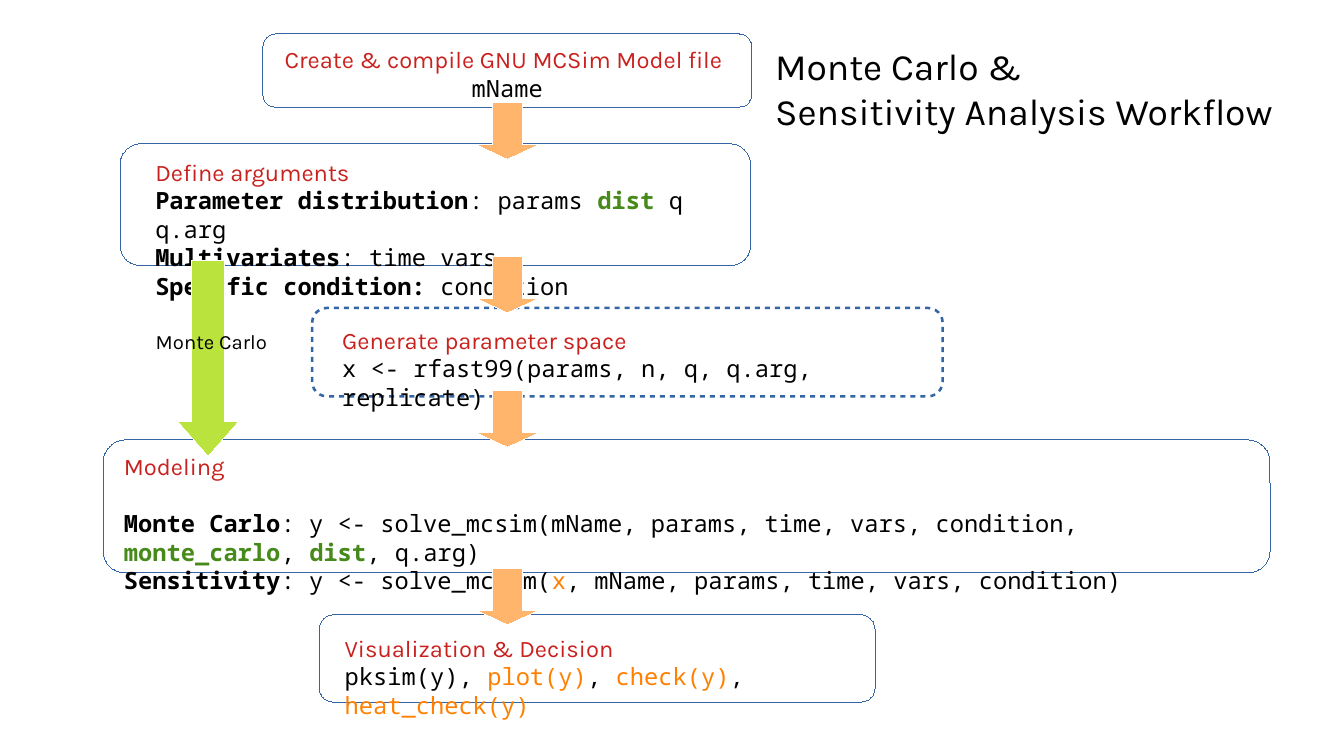
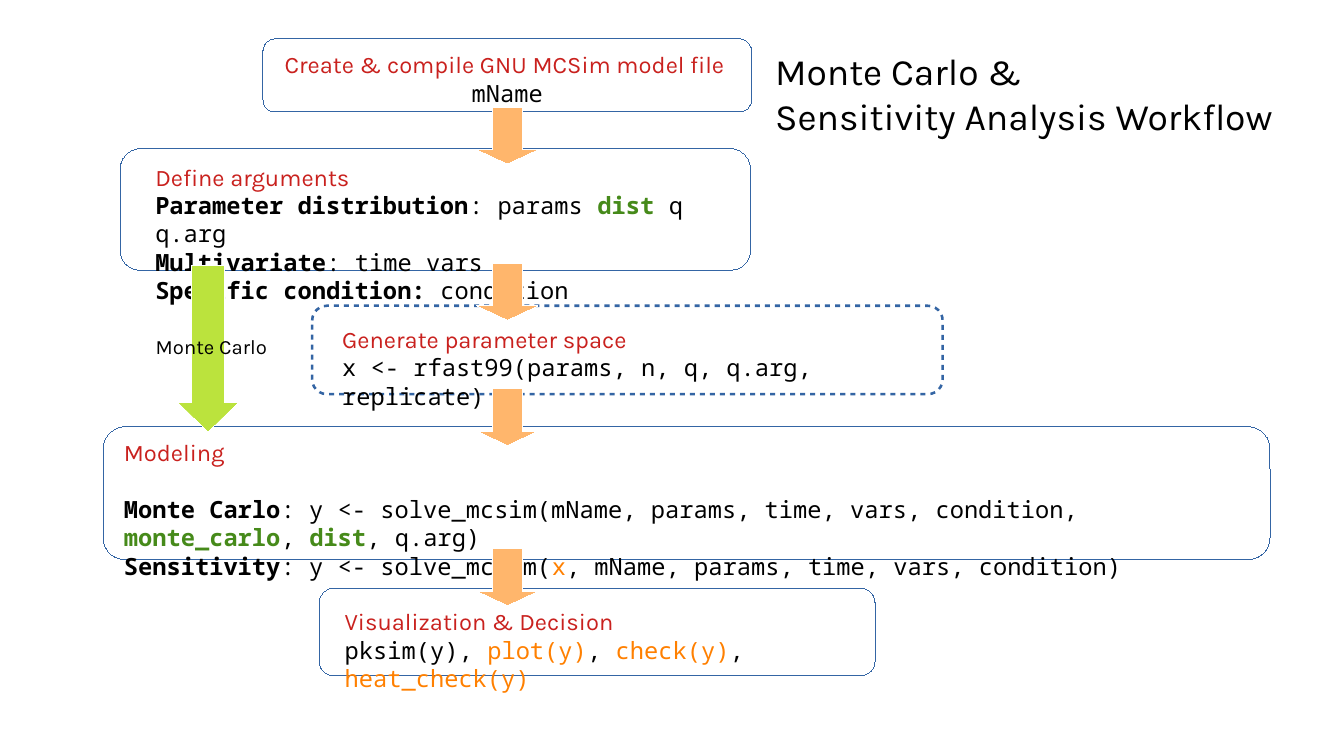
Before and after one commit to nanhung/SOT2019, a slide deck: slide 1 of poster/sensitivity_workflow.odp. Drawn at 1344x756 pixels with LibreOffice and Linux fonts; fonts in the diff are those of the drawing. Boxes give left, top, right and bottom in pixels: in the first picture for what was removed or moved away, otherwise in the second. Text is boxed around its words. In the diff, an @@ line names an element or a change of style, - is before the commit and + after.

```diff
--- a/poster/sensitivity_workflow.odp
+++ b/poster/sensitivity_workflow.odp
@@ text at box(285, 56, 724, 79): text changed @@
-Create & compile GNU MCSim Model file
+Create & compile GNU MCSim model file
@@ text at box(155, 252, 483, 277): text changed @@
-Multivariates: time vars
+Multivariate: time vars
@@ down arrow: place and size @@
-down arrow at box(178, 261, 239, 456)
+down arrow at box(178, 266, 239, 432)
@@ down arrow at box(178, 266, 239, 432): proportions changed @@
@@ 2 rounded rectangles, 2 down arrows, 1 title, 1 text: place and size @@
-2 rounded rectangles, 2 down arrows, 1 title, 1 text at box(121, 34, 1273, 355)
+2 rounded rectangles, 2 down arrows, 1 title, 1 text at box(121, 39, 1273, 360)
@@ rounded rectangle: place and size @@
-rounded rectangle at box(104, 440, 1271, 573)
+rounded rectangle at box(104, 427, 1271, 560)
@@ text "Modeling" rewrapped from box(124, 454, 1121, 595) to box(124, 444, 1121, 581) @@
@@ down arrow: place and size @@
-down arrow at box(477, 568, 538, 624)
+down arrow at box(477, 549, 538, 605)
@@ rounded rectangle: place and size @@
-rounded rectangle at box(320, 615, 876, 702)
+rounded rectangle at box(320, 588, 876, 676)
@@ text "Visualization & Decision": place and size @@
-text "Visualization & Decision" at box(345, 640, 744, 720)
+text "Visualization & Decision" at box(345, 613, 744, 693)
```
Also in this commit, not shown: 2 other files.
